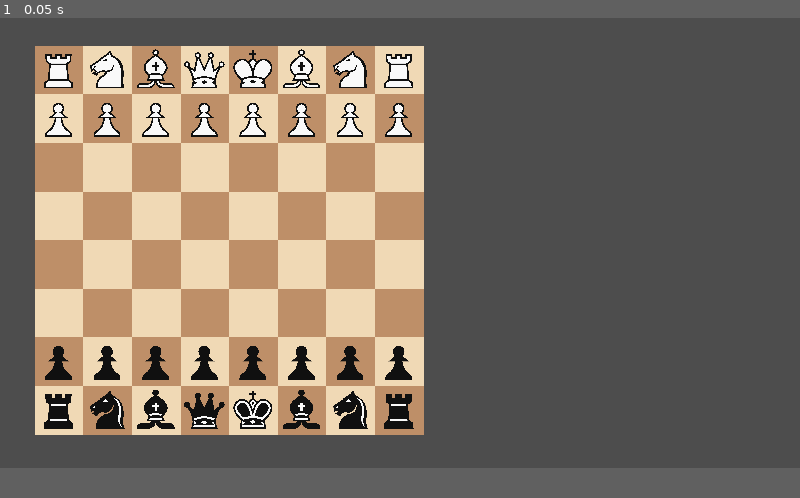
Above: before the commit, frame 1.
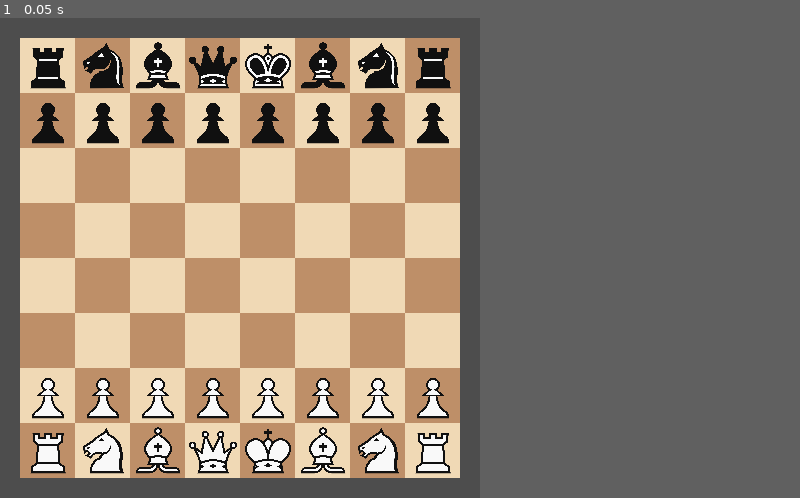
Above: after the commit, the same moment.

Repository: imaducklol/chess
Game: Godot game, scene res://main.tscn
Two runs of this game, one before a commit and one after it. Both use one fixed random seed, a clock stepped at 60 frames per second and the inputs below.
Inputs:
- Up to frame 1 (0.05 s): no input
In our replay, the window is 800x450 before the commit and 480x480 after it. These sizes can differ from the game's own. Grey fills any space a smaller window leaves; there, only what the larger window draws over its background counts as a difference.

The runs differ from the first frame. In frame 1, 37% of the frame differs, in the area x 2-58%, y 4-96%.

Commit message:
Lots of refactoring. No longer using ints

Diff:
--- a/main.tscn
+++ b/main.tscn
@@ -8,5 +8,5 @@
 script = ExtResource("1_86vox")
 dark_tile = Color(0.745098, 0.560784, 0.407843, 1)
 light_tile = Color(0.941176, 0.85098, 0.709804, 1)
-button_scale = 30.0
-board_position = Vector2(50, -30)
+board_scale = 55.0
+button_scale = 36.5
--- a/project.godot
+++ b/project.godot
@@ -10,7 +10,7 @@
 
 [application]
 
-config/name="Wuhu Point Two"
+config/name="Chess"
 run/main_scene="res://main.tscn"
 config/features=PackedStringArray("4.3", "Forward Plus")
 config/icon="res://icon.svg"
@@ -29,6 +29,8 @@
 
 [display]
 
+window/size/viewport_width=480
+window/size/viewport_height=480
 window/stretch/mode="canvas_items"
 
 [input]
--- a/scripts/board.gd
+++ b/scripts/board.gd
@@ -2,7 +2,7 @@
 extends Node2D
 
 ## The chess board
-var board: Array[int] = [64]
+var board: Array[Piece] = []
 
 signal board_updated
 
@@ -14,3 +14,9 @@
 
 	board_helper.initialize_board(board)
 	board_helper.load_from_fen(board, "rnbqkbnr/pppppppp/8/8/8/8/PPPPPPPP/RNBQKBNR w KQkq - 0 1", board_updated)
+
+
+func get_moves(position: int) -> Array[int]:
+	var piece := board[position]
+
+	return []
--- a/scripts/board_display.gd
+++ b/scripts/board_display.gd
@@ -10,10 +10,11 @@
 	set(value):
 		button_scale = value
 		update()
-@export var board_position := Vector2(50, 45):
-	set(value):
-		board_position = value
-		update()
+#@export var board_position := Vector2(50, 45):
+	#set(value):
+		#board_position = value
+		#update()
+var board_position: Vector2
 @export var image_directory := "res://icons/":
 	set(value):
 		image_directory = value
@@ -30,6 +31,9 @@
 
 ## Setup the board and tiles
 func setup() -> void:
+	board_position = Vector2(
+			(get_viewport_rect().size.y - 8 * board_scale) / 2,
+			(get_viewport_rect().size.y - 8 * board_scale) / 2)
 	for i in range(0, 8):
 		for j in range (0, 8):
 			var tile := ColorRect.new()
@@ -46,6 +50,9 @@
 ## Update the board based on all of its variables
 ## TODO: Make this multiple functions
 func update() -> void:
+	board_position = Vector2(
+			(get_viewport_rect().size.y - 8 * board_scale) / 2,
+			(get_viewport_rect().size.y - 8 * board_scale) / 2)
 	# Skip if either are empty to avoid bad accesses
 	if (display_board.size() == 0 or display_tiles.size() == 0):
 		return
@@ -54,7 +61,7 @@
 	for i in range(0, 8):
 		for j in range(0, 8):
 			var rotated_i := j
-			var rotated_j := 8-i
+			var rotated_j := i
 
 			var tile: ColorRect = display_tiles[i*8 + j]
 			tile.set_size(Vector2(board_scale, board_scale))
@@ -64,34 +71,28 @@
 			var button: TextureButton = display_board[i*8 + j]
 			button.set_position(Vector2(rotated_i*board_scale, rotated_j*board_scale) + board_position)
 
-			var icon: Texture2D
-			match GlobalBoard.board[i*8 + j]:
-				Piece.Team.WHITE | Piece.Type.PAWN:
-					icon = load(image_directory+"wP.svg")
-				Piece.Team.WHITE | Piece.Type.KING:
-					icon = load(image_directory+"wK.svg")
-				Piece.Team.WHITE | Piece.Type.QUEEN:
-					icon = load(image_directory+"wQ.svg")
-				Piece.Team.WHITE | Piece.Type.BISHOP:
-					icon = load(image_directory+"wB.svg")
-				Piece.Team.WHITE | Piece.Type.KNIGHT:
-					icon = load(image_directory+"wN.svg")
-				Piece.Team.WHITE | Piece.Type.ROOK:
-					icon = load(image_directory+"wR.svg")
-				Piece.Team.BLACK | Piece.Type.PAWN:
-					icon = load(image_directory+"bP.svg")
-				Piece.Team.BLACK | Piece.Type.KING:
-					icon = load(image_directory+"bK.svg")
-				Piece.Team.BLACK | Piece.Type.QUEEN:
-					icon = load(image_directory+"bQ.svg")
-				Piece.Team.BLACK | Piece.Type.BISHOP:
-					icon = load(image_directory+"bB.svg")
-				Piece.Team.BLACK | Piece.Type.KNIGHT:
-					icon = load(image_directory+"bN.svg")
-				Piece.Team.BLACK | Piece.Type.ROOK:
-					icon = load(image_directory+"bR.svg")
+			var piece := GlobalBoard.board[i*8 + j]
+			var file_string: String = ""
+			match piece.team:
+				Piece.Team.WHITE:
+					file_string += "w"
+				Piece.Team.BLACK:
+					file_string += "b"
+			match piece.type:
+				Piece.Type.PAWN:
+					file_string += "P"
+				Piece.Type.KING:
+					file_string += "K"
+				Piece.Type.QUEEN:
+					file_string += "Q"
+				Piece.Type.BISHOP:
+					file_string += "B"
+				Piece.Type.KNIGHT:
+					file_string += "N"
+				Piece.Type.ROOK:
+					file_string += "R"
 				_:
-					icon = null
-
+					file_string = "broken.png"
+			var icon: Texture2D = load(image_directory+file_string+".svg")
 			button.texture_normal = icon
 			button.scale = (Vector2(1/button_scale, 1/button_scale))
--- a/scripts/board_helper.gd
+++ b/scripts/board_helper.gd
@@ -1,47 +1,36 @@
 class_name BoardHelper
 
-func initialize_board(board: Array[int]) -> void:
+func initialize_board(board: Array[Piece]) -> void:
 	for i in range(0, 8):
 		for j in range(0, 8):
-			board.append(0)
+			board.append(Piece.new())
 
-func load_from_fen(board: Array[int], fen: String, board_updated: Signal) -> void:
+func load_from_fen(board: Array[Piece], fen: String, board_updated: Signal) -> void:
 	var segments := fen.split(" ")
 	var rows := segments[0].split("/")
 	for i in range(0, 8):
 		var j := 0
 		for letter in rows[i]:
-			var ascii: int = letter.unicode_at(0) - "0".unicode_at(0)
-			if 0 <= ascii and ascii <= 9:
-				for k in range(0, ascii):
-					board[i*8 + j] = 0
+			if letter.is_valid_int():
+				for k in range(0, int(letter)):
+					board[i*8 + j] = Piece.new()
 					j += 1
 				continue
-
-			match letter:
+			var piece := Piece.new()
+			piece.team = Piece.Team.WHITE if letter == letter.to_upper() else Piece.Team.BLACK
+			match letter.to_lower():
 				"p":
-					board[i*8 + j] = Piece.Team.BLACK | Piece.Type.PAWN
+					piece.type = Piece.Type.PAWN
 				"k":
-					board[i*8 + j] = Piece.Team.BLACK | Piece.Type.KING
+					piece.type = Piece.Type.KING
 				"q":
-					board[i*8 + j] = Piece.Team.BLACK | Piece.Type.QUEEN
+					piece.type = Piece.Type.QUEEN
 				"b":
-					board[i*8 + j] = Piece.Team.BLACK | Piece.Type.BISHOP
+					piece.type = Piece.Type.BISHOP
 				"n":
-					board[i*8 + j] = Piece.Team.BLACK | Piece.Type.KNIGHT
+					piece.type = Piece.Type.KNIGHT
 				"r":
-					board[i*8 + j] = Piece.Team.BLACK | Piece.Type.ROOK
-				"P":
-					board[i*8 + j] = Piece.Team.WHITE | Piece.Type.PAWN
-				"K":
-					board[i*8 + j] = Piece.Team.WHITE | Piece.Type.KING
-				"Q":
-					board[i*8 + j] = Piece.Team.WHITE | Piece.Type.QUEEN
-				"B":
-					board[i*8 + j] = Piece.Team.WHITE | Piece.Type.BISHOP
-				"N":
-					board[i*8 + j] = Piece.Team.WHITE | Piece.Type.KNIGHT
-				"R":
-					board[i*8 + j] = Piece.Team.WHITE | Piece.Type.ROOK
+					piece.type = Piece.Type.ROOK
+			board[i*8 + j] = piece
 			j += 1
 	board_updated.emit()
--- a/scripts/piece.gd
+++ b/scripts/piece.gd
@@ -1,4 +1,3 @@
-## Abstract parent class for pieces
 class_name Piece
 extends Node
 
@@ -20,12 +19,15 @@
 	BLACK 	= 16,
 }
 
-func get_team(piece: int) -> Team:
-	return piece & 0b11000
+var type: Type = 0
+var team: Team = 0
+var has_moved: bool = false
+
+#func get_team(piece: int) -> Team:
+	#return piece & 0b011000
 
 ## Returns true if Piece is on the same team as other
-func is_ally(piece: int, other: int) -> bool:
-	return get_team(piece) == get_team(other)
-
-func valid_moves(piece: int, position: Vector2, board: Array) -> Array:
-	return []
+func is_ally(other: Piece) -> bool:
+	return team == other.team
+#func is_ally(piece: int, other: int) -> bool:
+	#return get_team(piece) == get_team(other)
